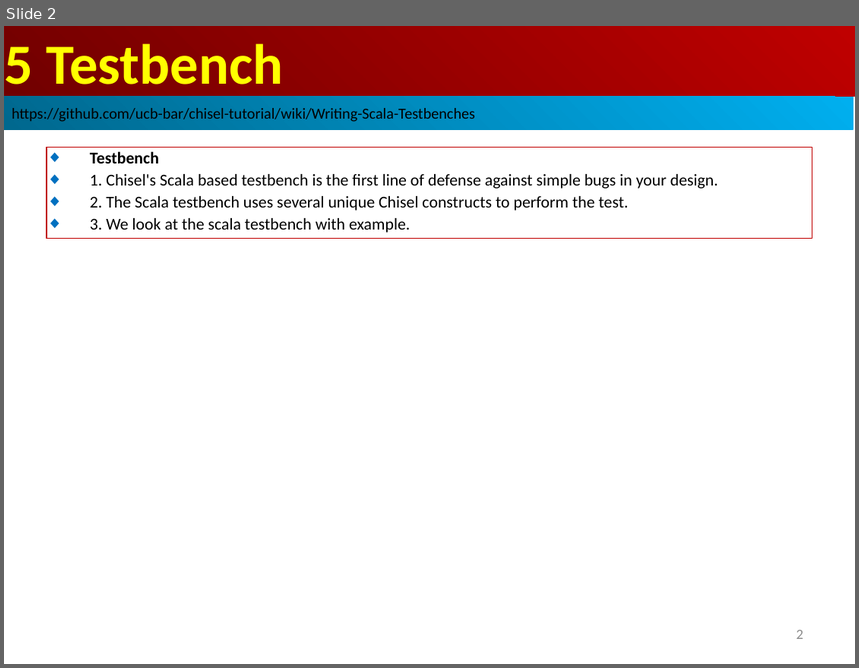
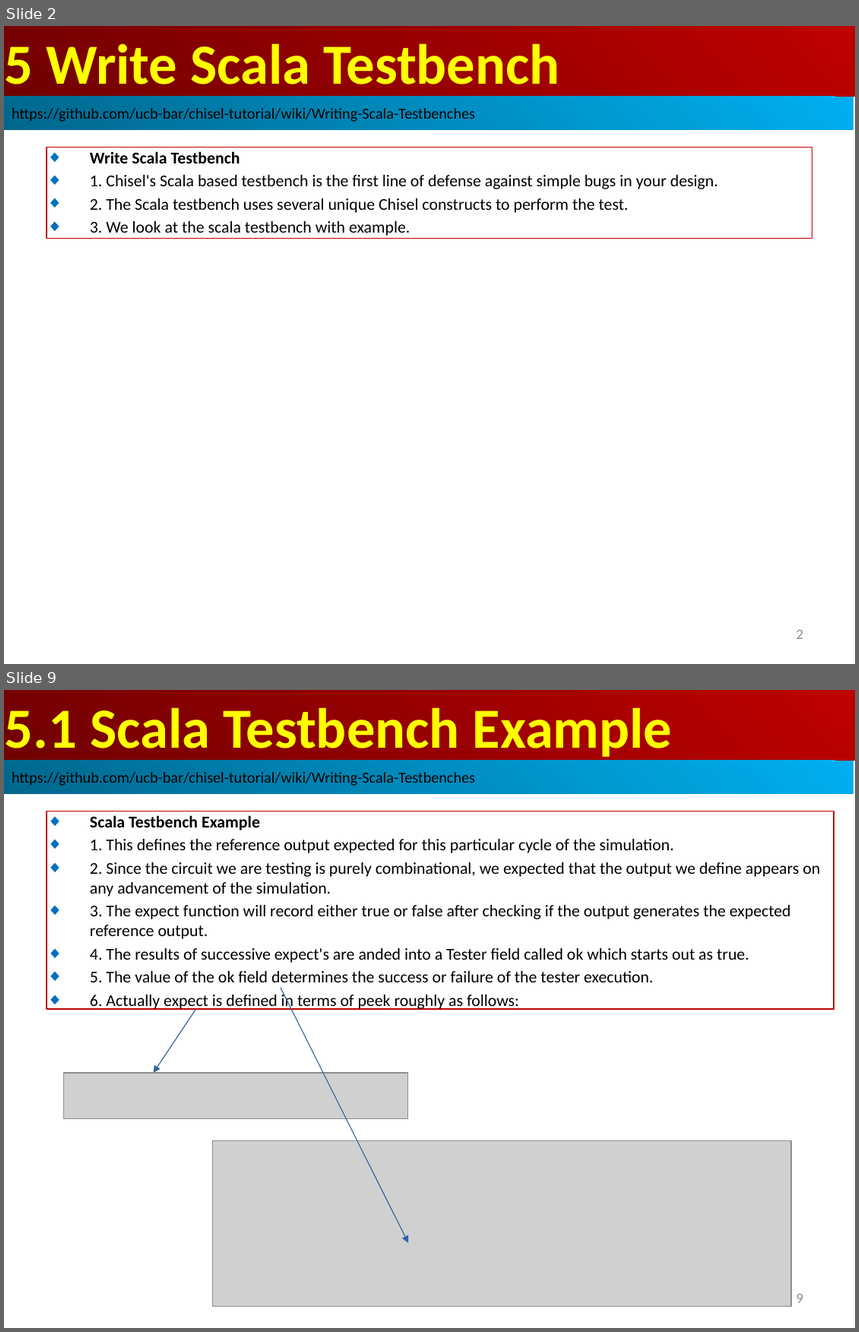
Before and after one commit to peterhchen/AIU_CS800_Chisel, a slide deck: 700_Dev_Guide/005_Testbench/000_Video/005_Testbench.ppt. Shown one above the other, each under a label of ours: slide 2 before the commit, slides 2 and 9 after it; the slides between them are not shown. The pictures are 859x668 and 859x1332 pixels, drawn with LibreOffice and Linux fonts; fonts in the diff are those of the drawing; grey boxes stand for pictures. Boxes give left, top, right and bottom in pixels: in the first picture for what was removed or moved away, otherwise in the second. Text is boxed around its words. In the diff, an @@ line names an element or a change of style, - is before the commit and + after.

```diff
--- a/700_Dev_Guide/005_Testbench/000_Video/005_Testbench.ppt
+++ b/700_Dev_Guide/005_Testbench/000_Video/005_Testbench.ppt
@@ slide 9 added at (x1=4, y1=690, x2=855, y2=1328), background #FFFFFF @@
@@ rectangle added at (x1=5, y1=690, x2=855, y2=761), fill gradient #BF0000 to #710000, 48 pt, text #FFFF00, bold @@
+5.1 Scala Testbench Example
@@ rectangle added at (x1=4, y1=761, x2=854, y2=794), fill gradient #00AFEF to #00688E, 13 pt, text #000000 @@
+https://github.com/ucb-bar/chisel-tutorial/wiki/Writing-Scala-Testbenches
@@ rectangle added at (x1=47, y1=811, x2=834, y2=1009), outline #C00000 0.74 pt, 14 pt, text #000000 @@
+◆ Scala Testbench Example
+◆ 1. This defines the reference output expected for this particular cycle of the simulation.
+◆ 2. Since the circuit we are testing is purely combinational, we expected that the output we define appears on any advancement of the simulation.
+◆ 3. The expect function will record either true or false after checking if the output generates the expected reference output.
+◆ 4. The results of successive expect's are anded into a Tester field called ok which starts out as true.
+◆ 5. The value of the ok field determines the success or failure of the tester execution.
+◆ 6. Actually expect is defined in terms of peek roughly as follows:
@@ arrow added from (281, 988) to (408, 1243), #3465A4 0.74 pt @@
@@ arrow added from (196, 1009) to (154, 1073), #3465A4 0.74 pt @@
@@ picture added at (x1=63, y1=1073, x2=408, y2=1119) @@
@@ picture added at (x1=212, y1=1141, x2=791, y2=1307) @@
@@ page number added at (x1=797, y1=1294, x2=804, y2=1303), 12 pt, text #8B8B8B @@
+9
@@ slide 2 changed as well @@
@@ text in rectangle at (x1=5, y1=43, x2=560, y2=97): text changed @@
-5 Testbench
+5 Write Scala Testbench
@@ text in rectangle at (x1=90, y1=151, x2=240, y2=164): text changed @@
-◆ Testbench
+◆ Write Scala Testbench
```
Also in this commit, not shown: 1 other slide changed, 20 other slides added.
